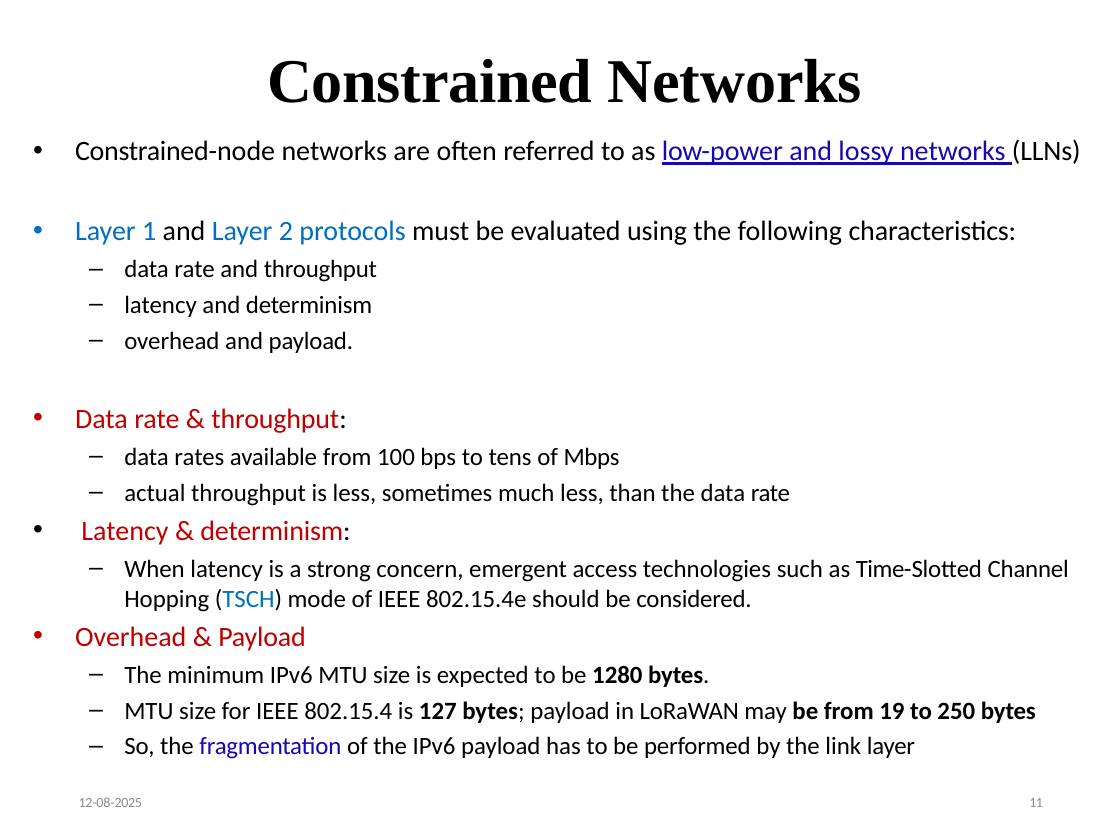
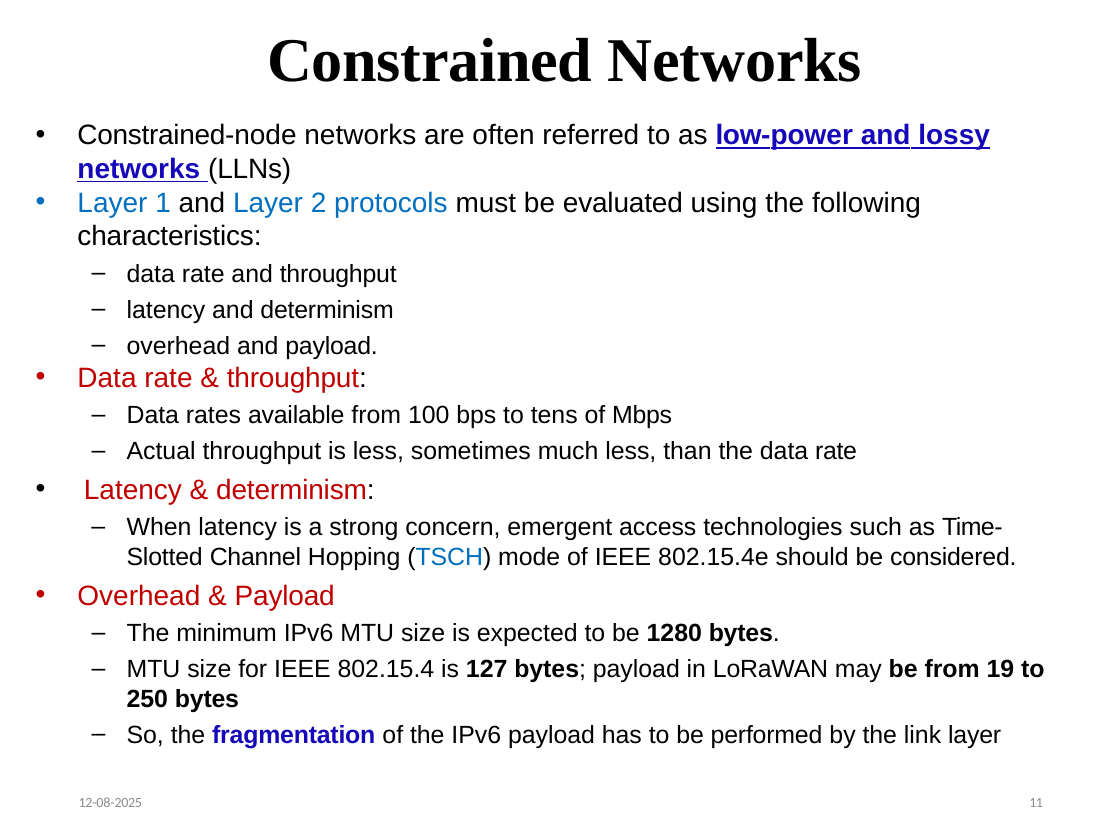
Before and after one commit to najnin26/Internet-of-Things-IoT, a slide deck: slide 11 of Chapter_4_Slide_1_IoT_Net_Access_Technologies.pptx. Drawn at 1120x840 pixels with LibreOffice and Linux fonts; fonts in the diff are those of the drawing. Boxes give left, top, right and bottom in pixels: in the first picture for what was removed or moved away, otherwise in the second. Text is boxed around its words. In the diff, an @@ line names an element or a change of style, - is before the commit and + after.

```diff
--- a/Chapter_4_Slide_1_IoT_Net_Access_Technologies.pptx
+++ b/Chapter_4_Slide_1_IoT_Net_Access_Technologies.pptx
@@ title "Constrained Networks": place and size @@
-title "Constrained Networks" at (267,58,862,103)
+title "Constrained Networks" at (267,37,862,82)
@@ text "Constrained-node networks are often referred ...": place and size @@
-text "Constrained-node networks are often referred ..." at (75,139,1081,759)
+text "Constrained-node networks are often referred ..." at (77,123,1044,749)
@@ text at (77,123,1044,749): font Calibri to Arial in "Constrained-node networks are often referred to as ...", "Layer 1 and Layer 2 protocols must ...", "data rate and throughput", "latency and determinism" and 8 more places; bold on in "low-power and lossy networks", "fragmentation" @@
@@ text at (127,405,857,464): text changed; font Calibri to Arial @@
-  – data rates available from 100 bps to tens of Mbps
-  – actual throughput is less, sometimes much less, than the data rate
+  – Data rates available from 100 bps to tens of Mbps
+  – Actual throughput is less, sometimes much less, than the data rate
```
Also in this commit, not shown: 9 other slides changed.
